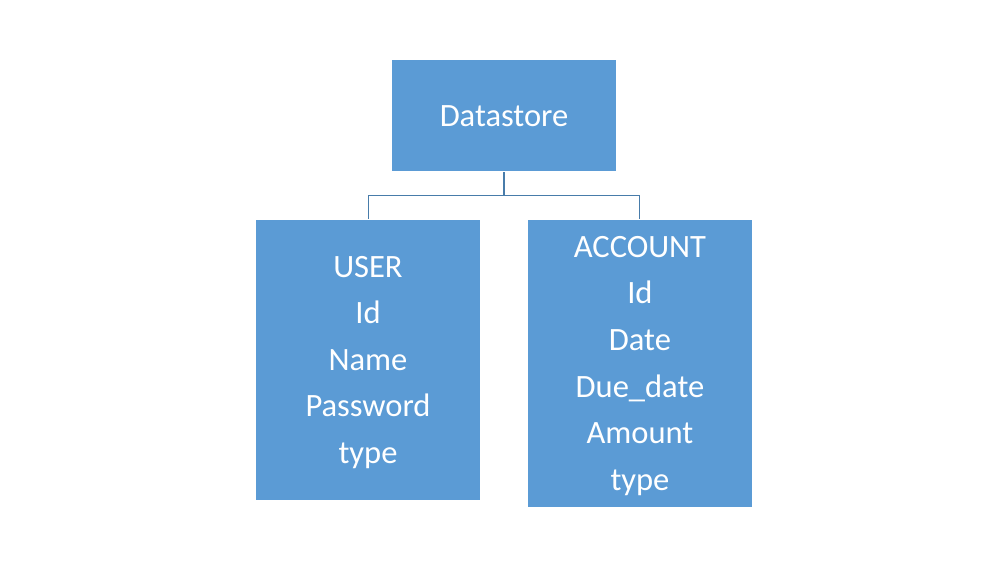
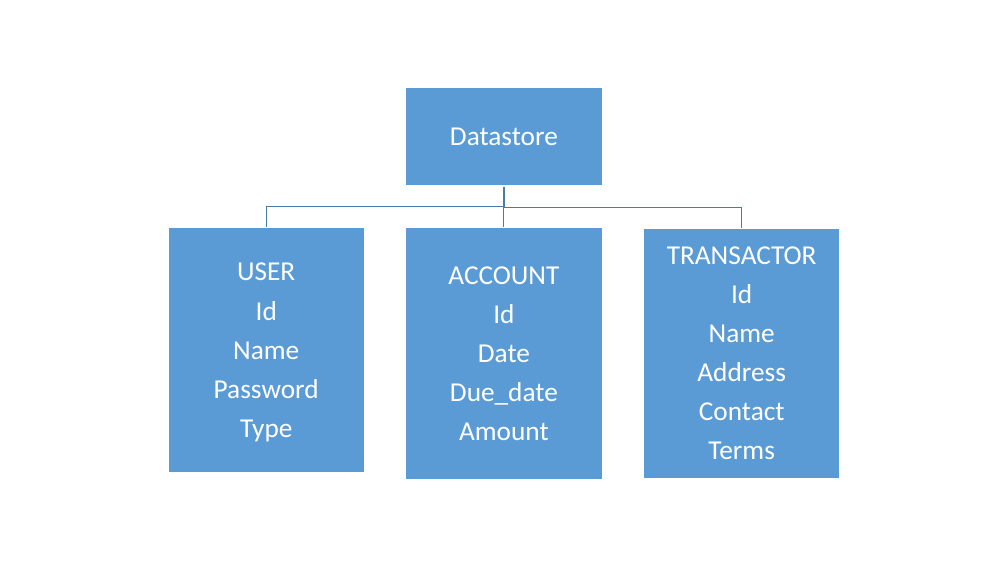
Before and after one commit to TV5/MoneyTor, a slide deck: slide 1 of TV5 Documents/Database Design.pptx. Drawn at 1008x567 pixels with LibreOffice and Linux fonts; fonts in the diff are those of the drawing. Boxes give left, top, right and bottom in pixels: in the first picture for what was removed or moved away, otherwise in the second. Text is boxed around its words. In the diff, an @@ line names an element or a change of style, - is before the commit and + after.

Commit message:
added Transactor class to DB design

```diff
--- a/TV5 Documents/Database Design.pptx
+++ b/TV5 Documents/Database Design.pptx
@@ text "Datastore": place and size @@
-text "Datastore" at box(440, 105, 569, 126)
+text "Datastore" at box(450, 127, 558, 145)
@@ text "Datastore" at box(450, 127, 558, 145): size 31 to 26 pt; less space between paragraphs @@
@@ rectangle: place and size @@
-rectangle at box(392, 60, 616, 172)
+rectangle at box(406, 88, 603, 186)
@@ freeform shape: place and size @@
-freeform shape at box(368, 172, 504, 219)
+freeform shape at box(266, 186, 504, 228)
@@ freeform shape added at box(501, 186, 508, 228), outline #497CAB 1 pt @@
@@ freeform shape: place and size @@
-freeform shape at box(504, 172, 640, 219)
+freeform shape at box(504, 186, 743, 228)
@@ text "USER": place and size @@
-text "USER" at box(306, 256, 431, 468)
+text "USER" at box(214, 262, 319, 442)
@@ rectangle: place and size @@
-rectangle at box(256, 219, 480, 501)
+rectangle at box(168, 228, 364, 473)
@@ text "ACCOUNT" at box(448, 266, 559, 440): size 31 to 26 pt; less space between paragraphs @@
@@ text "ACCOUNT": place and size @@
-text "ACCOUNT" at box(574, 236, 706, 495)
+text "ACCOUNT" at box(448, 266, 559, 440)
@@ rectangle added at box(406, 228, 603, 479), fill #5B9BD5, outline #FFFFFF 1 pt @@
@@ rectangle: place and size @@
-rectangle at box(528, 219, 752, 507)
+rectangle at box(644, 228, 840, 478)
@@ text at box(214, 262, 319, 398): size 31 to 26 pt in "USER", "Id", "Name", "Password"; less space between paragraphs @@
@@ text added at box(667, 246, 817, 459), 26 pt, text #FFFFFF @@
+TRANSACTOR
+Id
+Name
+Address
+Contact
+Terms
@@ text at box(240, 419, 292, 442): text changed; size 31 to 26 pt @@
-type
+Type
@@ text at box(611, 469, 670, 495): paragraph removed @@
-type
```
Also in this commit, not shown: 1 other file.
